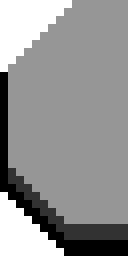
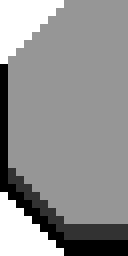
Layer changes from the first 128px x 256px image to the second:
painted on "Background" over [0, 0, 72, 72]
